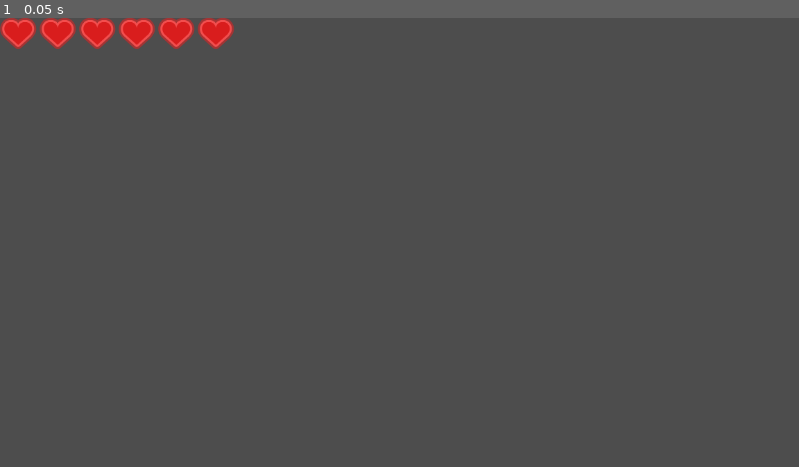
Above: before the commit, frame 1.
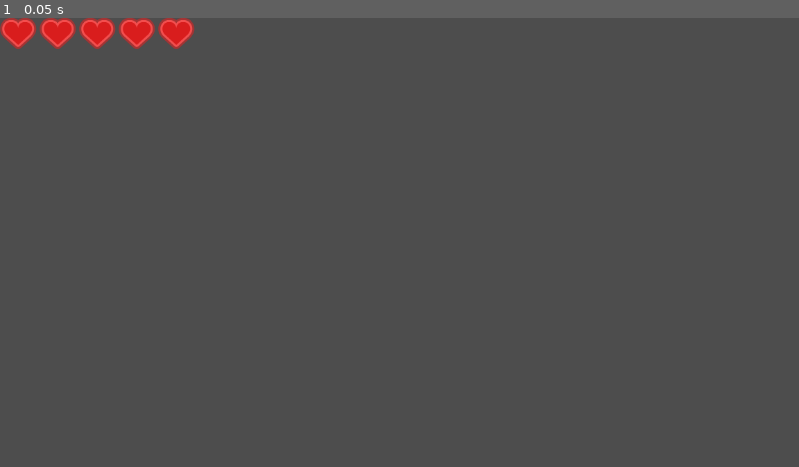
Above: after the commit, the same moment.

Repository: minhaz1217/godot-kids-can-learn-practice
Game: Godot game, scene res://UI/Heart Containers/Heart Containers.tscn
Two runs of this game, one before a commit and one after it. Both use one fixed random seed, a clock stepped at 60 frames per second and the inputs below. The project has no main scene, so this scene is started directly.
Inputs:
- Up to frame 1 (0.05 s): no input

The runs differ from the first frame. In frame 1, 0.2% of the frame differs, in the area x 24-30%, y 0-7%.

Commit message:
added main scene to test out the heart containers

Diff:
--- a/UI/Heart Containers/Heart Containers.tscn
+++ b/UI/Heart Containers/Heart Containers.tscn
@@ -25,7 +25,3 @@
 [node name="5" type="TextureRect" parent="."]
 layout_mode = 2
 texture = ExtResource("2_p8o2u")
-
-[node name="6" type="TextureRect" parent="."]
-layout_mode = 2
-texture = ExtResource("2_p8o2u")
--- /dev/null
+++ b/UI/Heart Containers/main.gd
@@ -0,0 +1,27 @@
+extends HBoxContainer
+
+@onready var simple = $HeartContainers/HBoxContainer/simple
+@onready var empty = $HeartContainers/HBoxContainer2/empty
+@onready var partial = $HeartContainers/HBoxContainer3/partial
+@onready var text_label: Label = $HeartContainers/Score
+
+var health = 10
+
+func _on_increase_button_pressed() -> void:
+	health += 1
+	health = min(10, health)
+	update_things()
+
+
+func _on_decrease_button_pressed() -> void:
+	health -= 1
+	health = max(0, health)
+	update_things()
+
+
+
+func update_things():
+	simple.update_simple(health)
+	empty.update_empty(health)
+	partial.update_partial(health)
+	text_label.set_text("Health: " + str(health))
--- /dev/null
+++ b/UI/Heart Containers/main.tscn
@@ -0,0 +1,55 @@
+[gd_scene load_steps=3 format=3 uid="uid://cprl1iqyffnop"]
+
+[ext_resource type="PackedScene" uid="uid://ciw8l5u7bih2b" path="res://UI/Heart Containers/Heart Containers.tscn" id="1_d2jwx"]
+[ext_resource type="Script" uid="uid://dps8bdqe0cp6q" path="res://UI/Heart Containers/main.gd" id="1_sp1vp"]
+
+[node name="Node" type="HBoxContainer"]
+script = ExtResource("1_sp1vp")
+
+[node name="HeartContainers" type="VBoxContainer" parent="."]
+layout_mode = 2
+
+[node name="HBoxContainer" type="HBoxContainer" parent="HeartContainers"]
+layout_mode = 2
+
+[node name="simple" parent="HeartContainers/HBoxContainer" instance=ExtResource("1_d2jwx")]
+layout_mode = 2
+
+[node name="Label" type="Label" parent="HeartContainers/HBoxContainer"]
+layout_mode = 2
+text = "Simple"
+
+[node name="HBoxContainer2" type="HBoxContainer" parent="HeartContainers"]
+layout_mode = 2
+
+[node name="empty" parent="HeartContainers/HBoxContainer2" instance=ExtResource("1_d2jwx")]
+layout_mode = 2
+
+[node name="Label" type="Label" parent="HeartContainers/HBoxContainer2"]
+layout_mode = 2
+text = "Empty"
+
+[node name="HBoxContainer3" type="HBoxContainer" parent="HeartContainers"]
+layout_mode = 2
+
+[node name="partial" parent="HeartContainers/HBoxContainer3" instance=ExtResource("1_d2jwx")]
+layout_mode = 2
+
+[node name="Label" type="Label" parent="HeartContainers/HBoxContainer3"]
+layout_mode = 2
+text = "Partial"
+
+[node name="Score" type="Label" parent="HeartContainers"]
+layout_mode = 2
+text = "Health: 5"
+
+[node name="IncreaseButton" type="Button" parent="."]
+layout_mode = 2
+text = "+"
+
+[node name="DecreaseButton" type="Button" parent="."]
+layout_mode = 2
+text = "-"
+
+[connection signal="pressed" from="IncreaseButton" to="." method="_on_increase_button_pressed"]
+[connection signal="pressed" from="DecreaseButton" to="." method="_on_decrease_button_pressed"]
Not shown, added: UI/Heart Containers/main.gd.uid
